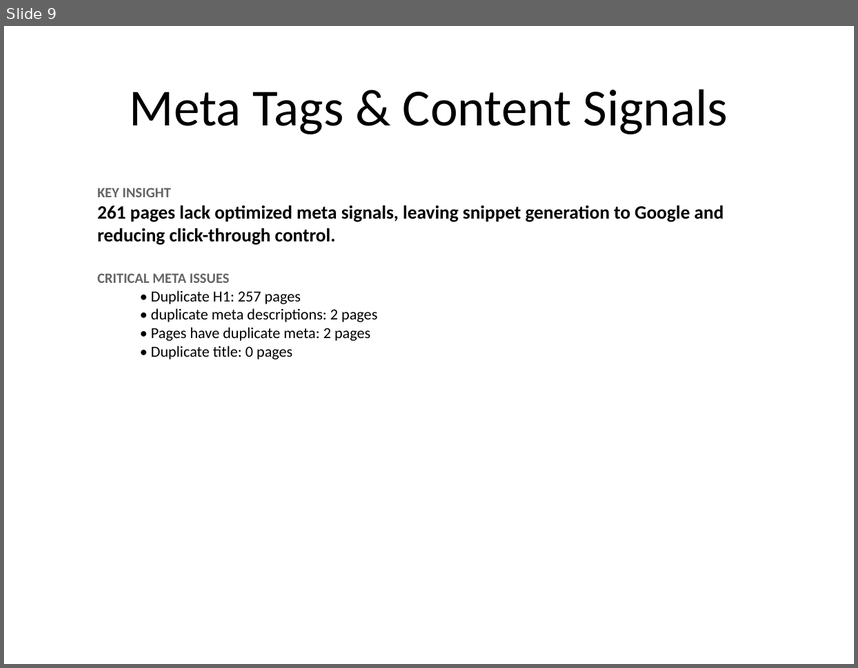
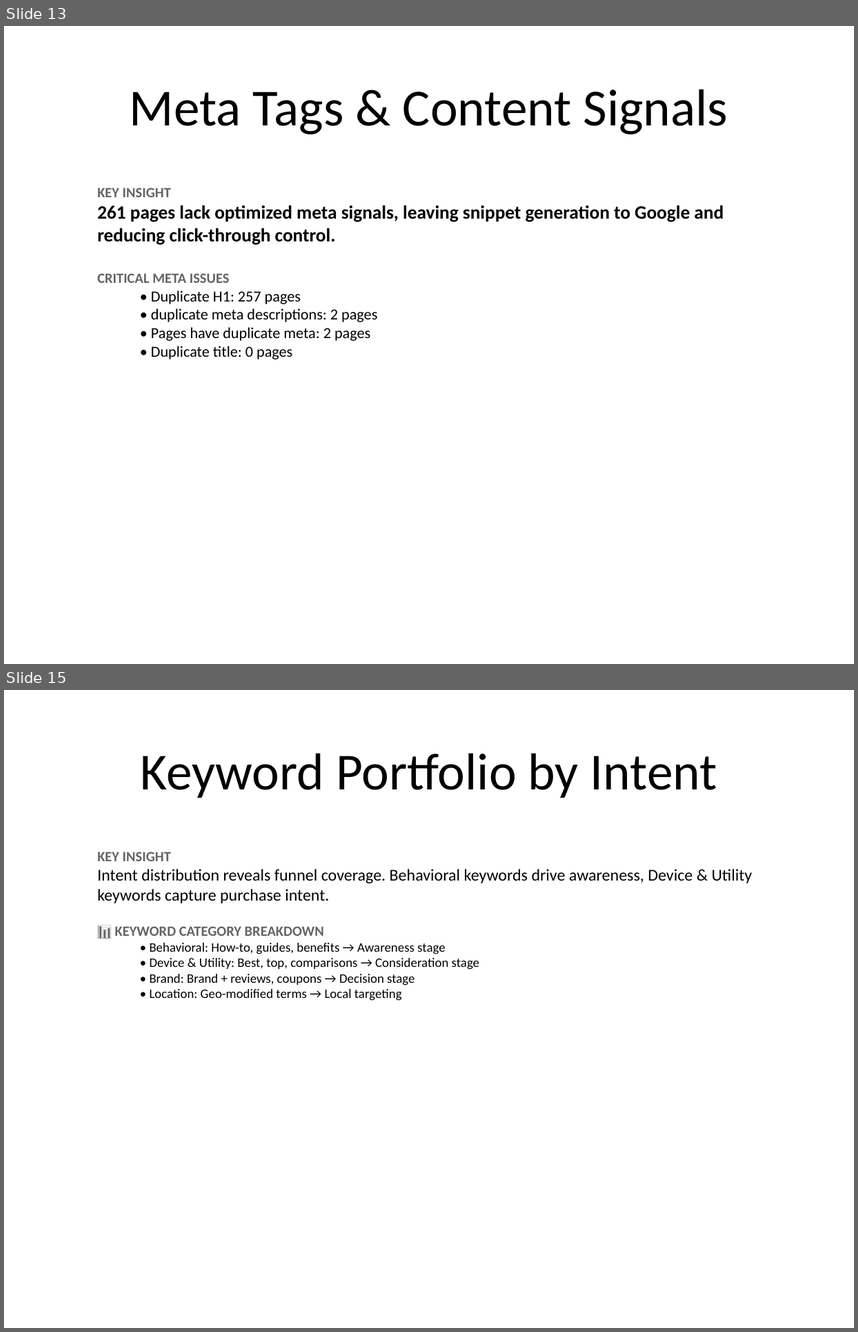
Before and after one commit to analytics-wq/seo-audit-automation, a slide deck: SEO_Strategy.pptx. Shown one above the other, each under a label of ours: slide 9 before the commit, slides 13 and 15 after it; the slides between them are not shown. The pictures are 858x668 and 858x1332 pixels, drawn with LibreOffice and Linux fonts; fonts in the diff are those of the drawing. Boxes give left, top, right and bottom in pixels: in the first picture for what was removed or moved away, otherwise in the second. Text is boxed around its words. In the diff, an @@ line names an element or a change of style, - is before the commit and + after.

```diff
--- a/SEO_Strategy.pptx
+++ b/SEO_Strategy.pptx
@@ slide 15 added at [4, 690, 854, 1328], background #FFFFFF @@
@@ title added at [140, 753, 717, 798], 44 pt, text #000000 @@
+Keyword Portfolio by Intent
@@ text added at [97, 851, 753, 1000], 11 pt, text #000000 @@
+KEY INSIGHT
+Intent distribution reveals funnel coverage. Behavioral keywords drive awareness, Device & Utility keywords capture purchase intent.
+📊 KEYWORD CATEGORY BREAKDOWN
+  • Behavioral: How-to, guides, benefits → Awareness stage
+  • Device & Utility: Best, top, comparisons → Consideration stage
+  • Brand: Brand + reviews, coupons → Decision stage
+  • Location: Geo-modified terms → Local targeting
@@ what was slide 9 is now slide 13 @@
```
Also in this commit, not shown: 1 slide changed, 11 other slides added, 1 other file.
